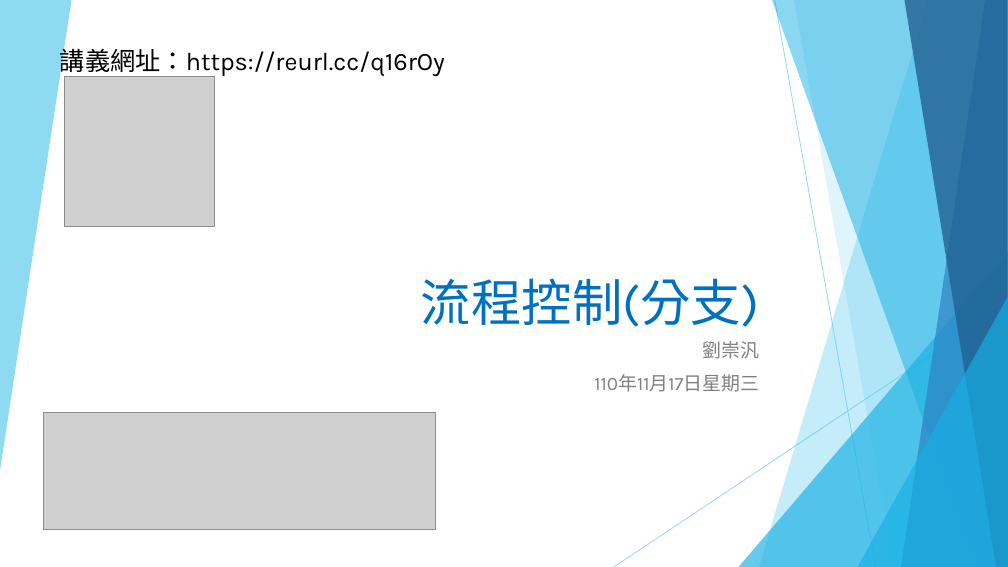
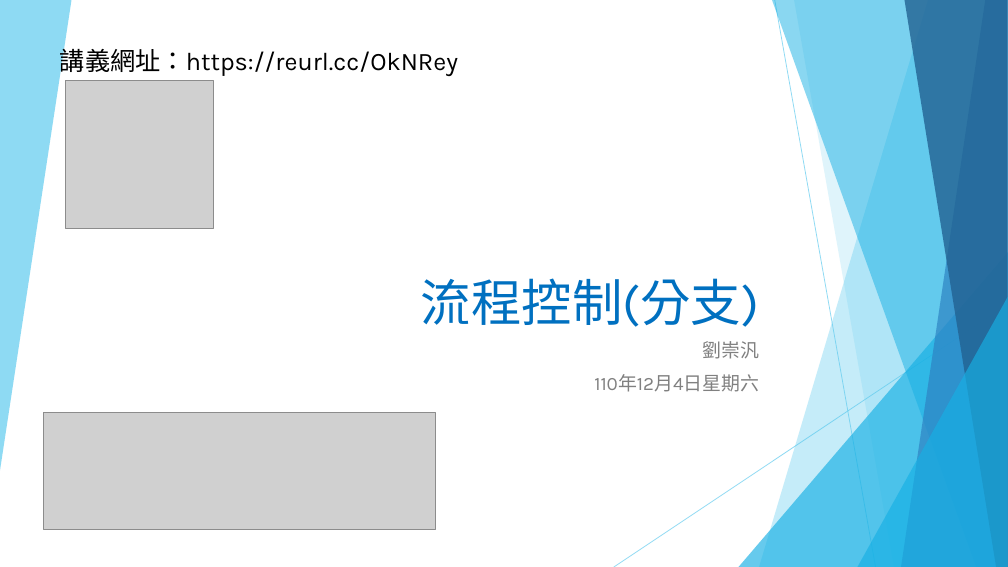
Before and after one commit to liulawsi/My_PPTs, a slide deck: slide 1 of LCC/Python/03_流程控制(分支).pptx. Drawn at 1008x567 pixels with LibreOffice and Linux fonts; fonts in the diff are those of the drawing; grey boxes stand for pictures. Boxes give left, top, right and bottom in pixels: in the first picture for what was removed or moved away, otherwise in the second. Text is boxed around its words. In the diff, an @@ line names an element or a change of style, - is before the commit and + after.

```diff
--- a/LCC/Python/03_流程控制(分支).pptx
+++ b/LCC/Python/03_流程控制(分支).pptx
@@ text at (x1=60, y1=44, x2=458, y2=76): text changed @@
-講義網址：https://reurl.cc/q16rOy
+講義網址：https://reurl.cc/OkNRey
@@ picture resized from (x1=64, y1=76, x2=215, y2=227) to (x1=66, y1=81, x2=213, y2=228) @@
@@ subtitle at (x1=594, y1=374, x2=759, y2=392): text changed @@
-110年11月17日星期三
+110年12月4日星期六
```
Also in this commit, not shown: 26 other slides changed, 3 slides added, 6 other files.
